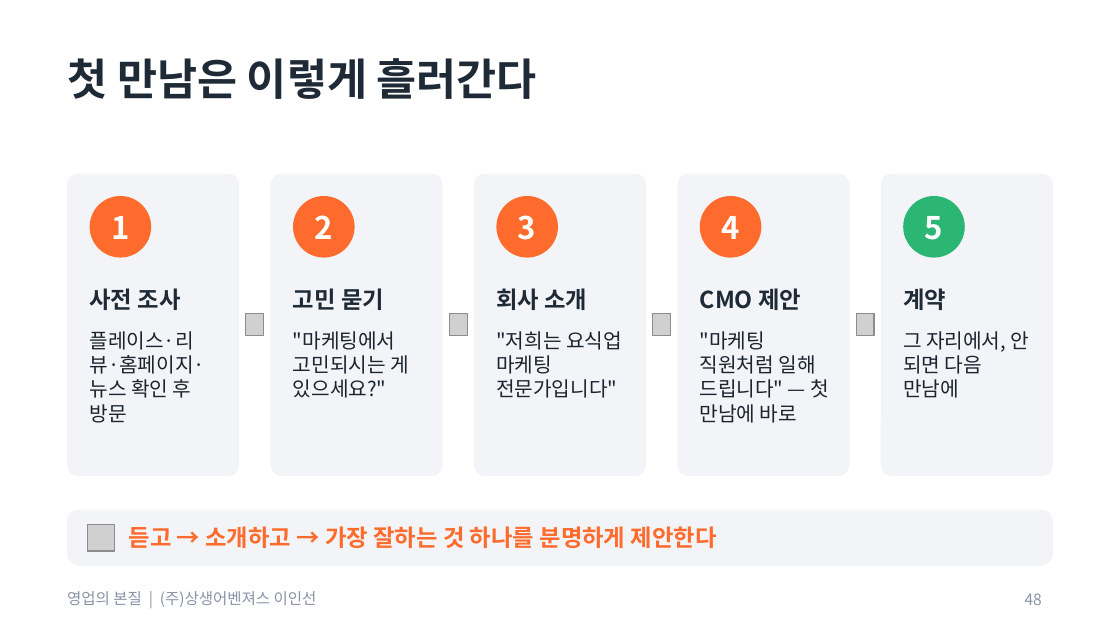
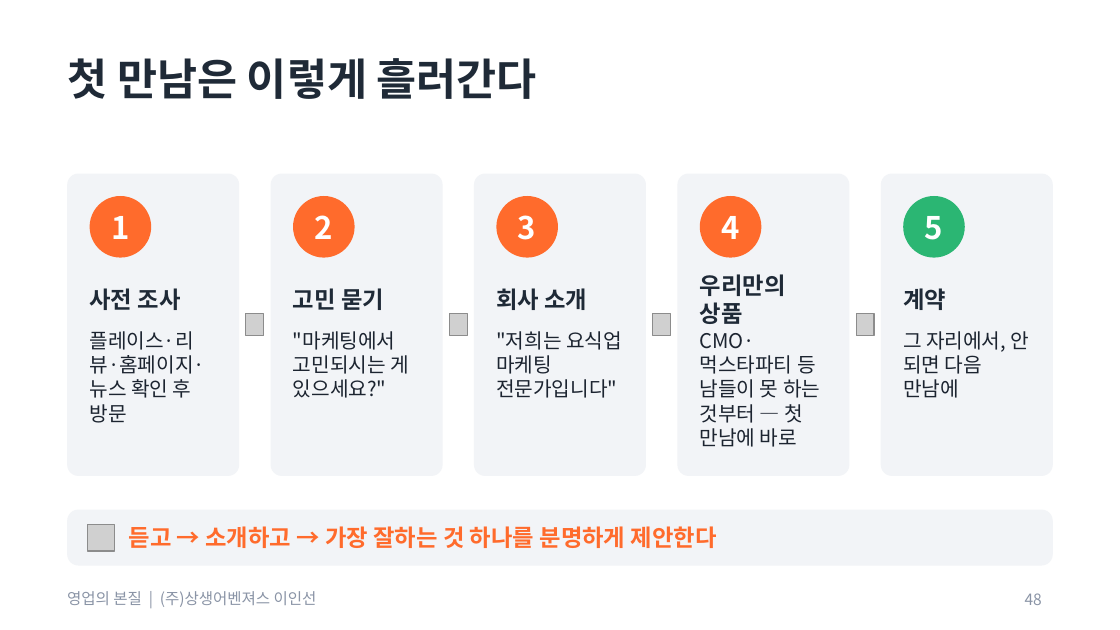
Before and after one commit to aspirinx79-crypto/cmo, a slide deck: slide 48 of docs/sales/영업의_본질_교육자료.pptx. Drawn at 1120x630 pixels with LibreOffice and Linux fonts; fonts in the diff are those of the drawing; grey boxes stand for pictures. Boxes give left, top, right and bottom in pixels: in the first picture for what was removed or moved away, otherwise in the second. Text is boxed around its words. In the diff, an @@ line names an element or a change of style, - is before the commit and + after.

```diff
--- a/docs/sales/영업의_본질_교육자료.pptx
+++ b/docs/sales/영업의_본질_교육자료.pptx
@@ text at [700, 274, 786, 324]: text changed @@
-CMO 제안
+우리만의 상품
@@ text at [700, 333, 820, 447]: text changed @@
-"마케팅 직원처럼 일해 드립니다" — 첫 만남에 바로
+CMO·먹스타파티 등 남들이 못 하는 것부터 — 첫 만남에 바로
```
Also in this commit, not shown: 1 other slide changed, 3 slides added, 2 other files.
